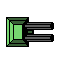
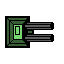
Layer changes from the first 64×64 image to the second:
painted on "Paint Layer 6" (1st of 3) over [5, 16, 30, 48]
painted on "Paint Layer 6" (2nd of 3) over [5, 16, 30, 48]